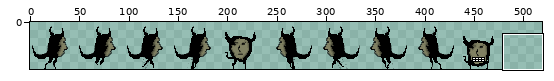
One commit to this sprite sheet: assets/images/bada.png. The first picture is a wide view before the edit; the outline marks the close-up.
Close-up. As it was:
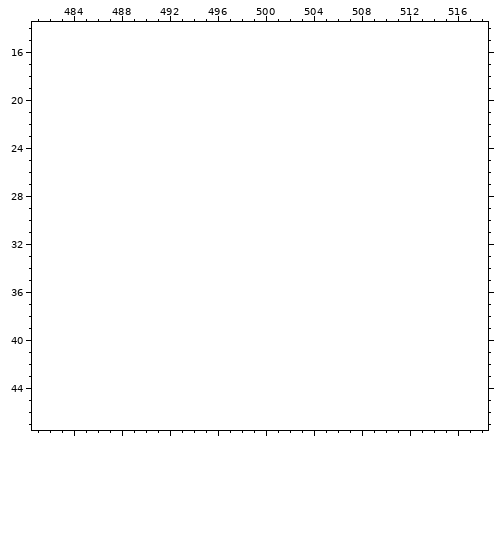
The file is 480x48 pixels. Pixels under 10% opacity are left out. Colours within 5 levels of each other are drawn and written as one. Shown: x 481..518, y 14..47. The old version is drawn lined up with the new one, on the new canvas. The wide view leaves out empty margins.
Once edited:
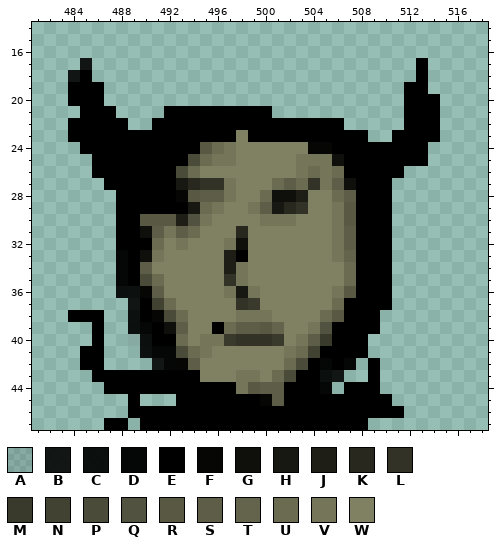
Palette (. is transparent): A #0000001a  B #000000e0  C #000000ea  D #000000f6  E #000000  F #060604  G #0f0f0c  H #181812  J #1e1e17  K #28281f  L #323227  M #3a3a2c  N #424233  P #4b4b39  Q #525240  R #585843  S #5e5e48  T #64644d  U #6b6b52  V #75755a  W #808062
Commit message: Bada can sit on the cloud
Difference:
{"change": "canvas 480x48 -> 528x48"}
{"y":17,"x":485,"old":".","new":"B"}
{"y":17,"x":513,"old":".","new":"E"}
{"y":18,"x":484,"old":"..","new":"BE"}
{"y":18,"x":513,"old":".","new":"E"}
{"y":19,"x":484,"old":"...","new":"EEE"}
{"y":19,"x":512,"old":"..","new":"EE"}
{"y":20,"x":484,"old":"...","new":"EEE"}
{"y":20,"x":512,"old":"...","new":"EEE"}
{"y":21,"x":485,"old":"...","new":"EEE"}
{"y":21,"x":492,"old":".........","new":"EEEEEEEEE"}
{"y":21,"x":512,"old":"...","new":"EEE"}
{"y":22,"x":484,"old":".....","new":"EEEEE"}
{"y":22,"x":491,"old":"................","new":"EEEEEEEEEEEEEEEE"}
{"y":22,"x":512,"old":"...","new":"EEE"}
{"y":23,"x":484,"old":".........................","new":"EEEEEEEEEEEEEEWEEEEEEEEEE"}
{"y":23,"x":511,"old":"....","new":"EEEE"}
{"y":24,"x":485,"old":".............................","new":"EEEEEEEEEERUVWWWWWWFFEEEEEEEE"}
{"y":25,"x":486,"old":"............................","new":"EEEEEEEEPUVVWWWWWVVVGEEEEEEE"}
{"y":26,"x":486,"old":"..........................","new":"EEEEEEEPUWWWWWWWWVUVUEEEEE"}
{"y":27,"x":487,"old":"........................","new":"EEEEEEHKLLVWWWUSULVSGEEE"}
{"y":28,"x":488,"old":".......................","new":"EEEEEFRSSVWWUGGJWWUSEEE"}
{"y":29,"x":488,"old":".......................","new":"EEEEEEHUVWWVSHKLWWVREEE"}
{"y":30,"x":488,"old":".......................","new":"EERRRJQVWWWWVVVWWWVREEE"}
{"y":31,"x":488,"old":".......................","new":"EEGSVSUWWWKWWWWWWWVSEEE"}
{"y":32,"x":488,"old":".......................","new":"EEEUWVWWWVGWWWWWWWVSEEE"}
{"y":33,"x":488,"old":".......................","new":"DEGVWWWWWJEWWWWWWWVTEEE"}
{"y":34,"x":488,"old":".......................","new":"DESWWWWWWJVWWWWWWWWUEEE"}
{"y":35,"x":488,"old":".......................","new":"DEPUWWWWWLVWWWWWWWWUEEE"}
{"y":36,"x":488,"old":".......................","new":"CCFSWWWWWVHVWWWWWWVREEE"}
{"y":37,"x":489,"old":"......................","new":"BENUWWWWWLMWWWWWWUEEEE"}
{"y":38,"x":484,"old":"...","new":"EEE"}
{"y":38,"x":489,"old":".....................","new":"CEFPUWWWWVVVWWWWUREEE"}
{"y":39,"x":486,"old":".","new":"E"}
{"y":39,"x":489,"old":".....................","new":"CDEGSWWEUSSRTWWVQEEEE"}
{"y":40,"x":486,"old":".","new":"E"}
{"y":40,"x":489,"old":"....................","new":"ACEEUWVVMLLLMWVSMEEE"}
{"y":41,"x":485,"old":"..","new":"EE"}
{"y":41,"x":490,"old":"...................","new":"CDDPUVWWWWWWVUNEEEE"}
{"y":42,"x":485,"old":"..","new":"EE"}
{"y":42,"x":491,"old":".................","new":"BDFSWWWWWWWUPEDED"}
{"y":42,"x":509,"old":".","new":"E"}
{"y":43,"x":486,"old":".....................","new":"EEEEEEEEEWWWVVWUPEECB"}
{"y":43,"x":509,"old":".","new":"E"}
{"y":44,"x":487,"old":"...................","new":"EEEEEEEEEEEVRSSEEED"}
{"y":44,"x":507,"old":"...","new":"EEE"}
{"y":45,"x":489,"old":".","new":"E"}
{"y":45,"x":493,"old":"..................","new":"EEEEEEEFSEEEEEEEEE"}
{"y":46,"x":489,"old":".......................","new":"EEEEEEEEEEEEEEEEEEEEEEE"}
{"y":47,"x":487,"old":"..","new":"EE"}
{"y":47,"x":490,"old":"...................","new":"EEEEEEEEEEEEEEEEEEE"}
{"label":"added","picture_box":[68,58,440,430]}
